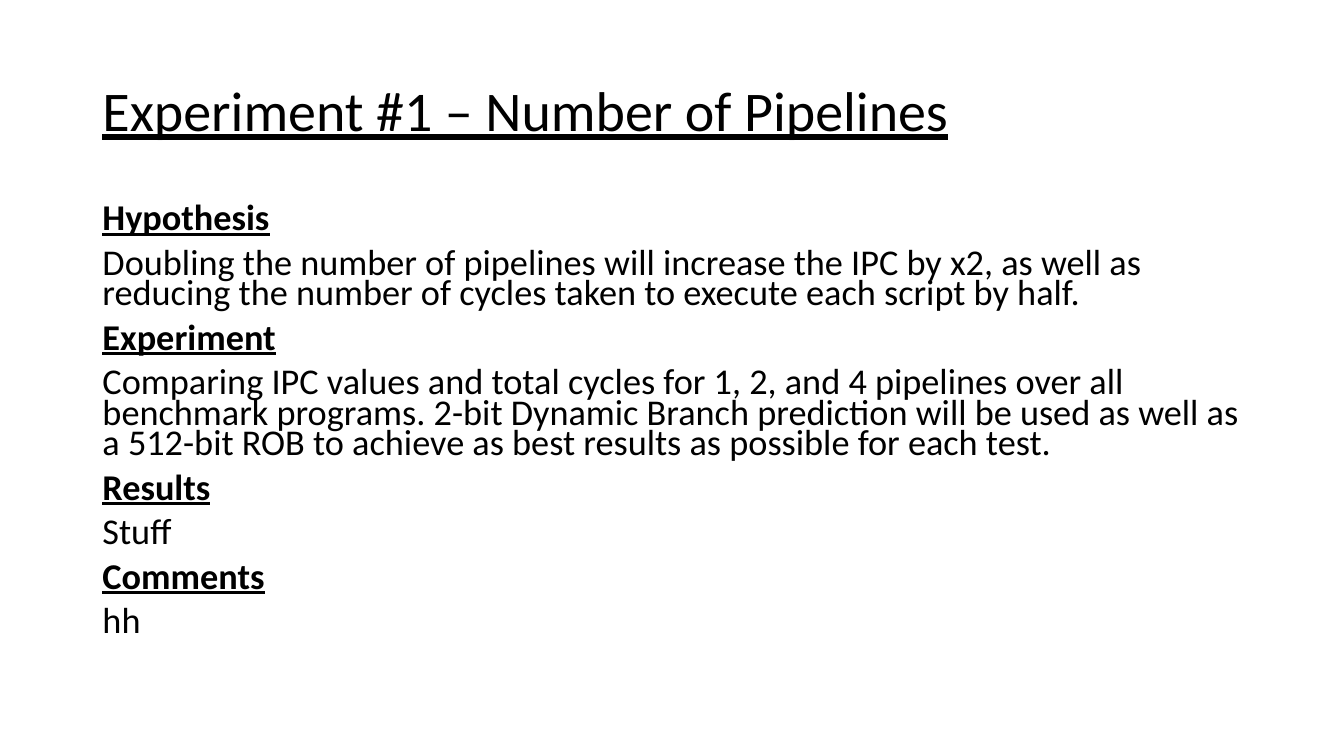
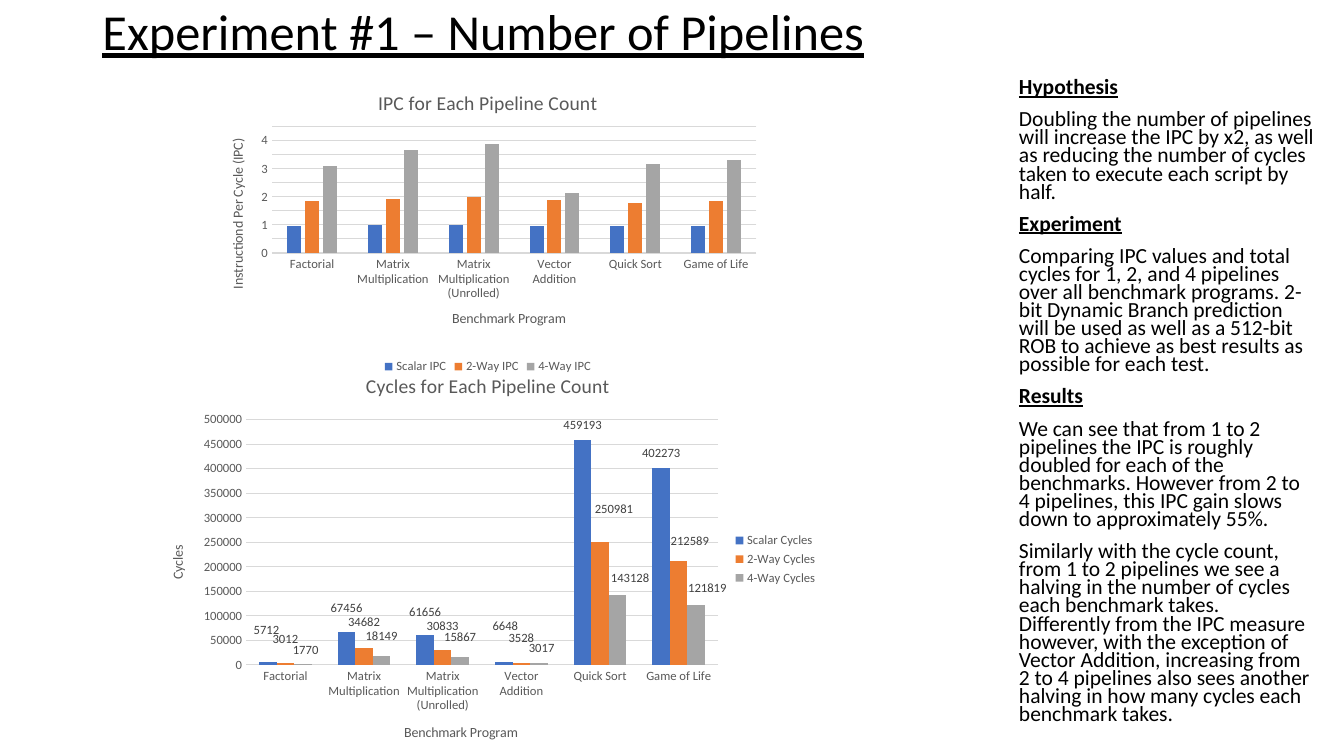
Before and after one commit to FinnWilkinson/Advanced-Computer-Architecture, a slide deck: slide 5 of Processor_Sim_Project/Additional Files/Superscalar Processor Simulator Presentation.pptx. Drawn at 1344x756 pixels with LibreOffice and Linux fonts; fonts in the diff are those of the drawing. Boxes give left, top, right and bottom in pixels: in the first picture for what was removed or moved away, otherwise in the second. Text is boxed around its words. In the diff, an @@ line names an element or a change of style, - is before the commit and + after.

```diff
--- a/Processor_Sim_Project/Additional Files/Superscalar Processor Simulator Presentation.pptx
+++ b/Processor_Sim_Project/Additional Files/Superscalar Processor Simulator Presentation.pptx
@@ title "Experiment #1 – Number of ...": place and size @@
-title "Experiment #1 – Number of ..." at [102,92,948,140]
+title "Experiment #1 – Number of ..." at [102,15,863,58]
@@ title "Experiment #1 – Number of ..." at [102,15,863,58]: size 40 to 36 pt @@
@@ column chart added at [208,75,767,378] @@
+title "IPC for Each Pipeline Count "
+categories: Factorial, Matrix Multiplication, Matrix Multiplication (Unrolled), Vector Addition, Quick Sort, Game of Life
+ScalarIPC: 1, 1, 1, 1, 0.9, 1
+2-WayIPC: 1.9, 1.9, 2, 1.9, 1.8, 1.8
+4-WayIPC: 3.1, 3.7, 3.9, 2.1, 3.2, 3.3
@@ text "Hypothesis": place and size @@
-text "Hypothesis" at [102,204,1239,633]
+text "Hypothesis" at [1019,79,1314,721]
@@ text at [1019,79,1314,407]: size 25.9 to 15.4 pt in "Hypothesis", "Doubling the number of pipelines will increase ...", "Experiment", "Comparing IPC values and total cycles for ..." and 1 more places @@
@@ column chart added at [148,357,828,756] @@
+title "Cycles for Each Pipeline Count "
+categories: Factorial, Matrix Multiplication, Matrix Multiplication (Unrolled), Vector Addition, Quick Sort, Game of Life
+Scalar Cycles: 5712, 67456, 61656, 6648, 459193, 402273
+2-Way Cycles: 3012, 34682, 30833, 3528, 250981, 212589
+4-Way Cycles: 1770, 18149, 15867, 3017, 143128, 121819
@@ text at [1019,421,1310,721]: text changed; size 25.9 to 15.4 pt; bold off @@
-Stuff
-Comments
-hh
+We can see that from 1 to 2 pipelines the IPC is roughly doubled for each of the benchmarks. However from 2 to 4 pipelines, this IPC gain slows down to approximately 55%.
+Similarly with the cycle count, from 1 to 2 pipelines we see a halving in the number of cycles each benchmark takes. Differently from the IPC measure however, with the exception of Vector Addition, increasing from 2 to 4 pipelines also sees another halving in how many cycles each benchmark takes.
```
Also in this commit, not shown: 2 other slides changed, 27 other files.
